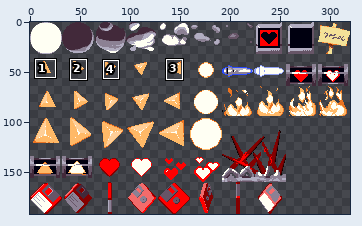
Two versions of one sprite sheet, Assets/Images/Sym.png. The first picture is a wide view before the edit; the outline marks the close-up.
Close-up. Before the commit:
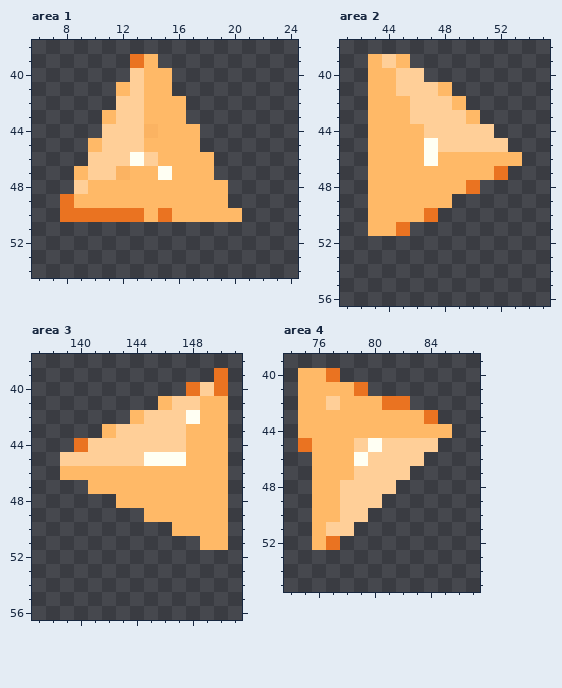
The file is 320x192 pixels. Colours within 5 levels of each other are drawn and written as one. Shown: area 1: x 6..24, y 38..54; area 2: x 41..55, y 38..56; area 3: x 137..151, y 38..56; area 4: x 74..87, y 39..55. The commit also changed other parts of the picture, which this record leaves out.
The result:
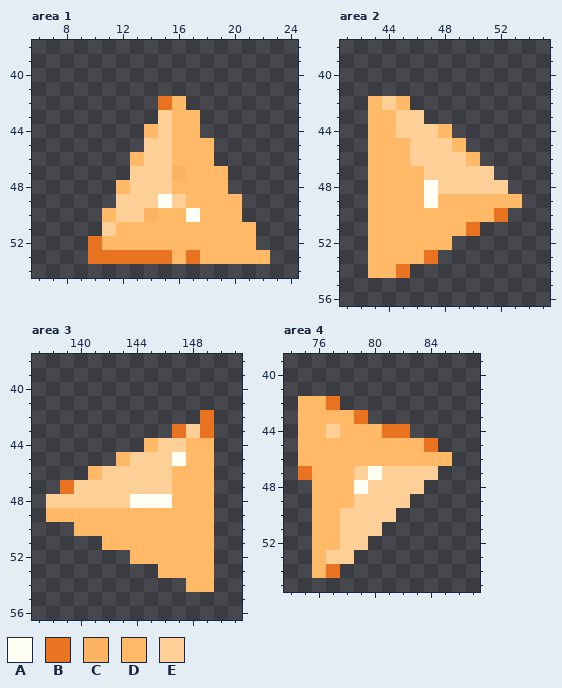
Palette (. is transparent): A #fffff3  B #ea7321  C #fbb362  D #ffb967  E #ffcf98
Changes in this commit:
--- area 1
@@ x 6..24 @@
 38 ...................
-39 .......BD..........
-40 .......EDD.........
-41 ......DEDD.........
-42 ......EEDDD........
-43 .....DEEDDD........
-44 .....EEECDDD.......
-45 ....DEEEDDDD.......
-46 ....EEEAEDDDD......
-47 ...DEECDDADDD......
-48 ...EDDDDDDDDDD.....
-49 ..BDDDDDDDDDDD.....
-50 ..BBBBBBDBDDDDD....
-51 ...................
-52 ...................
-53 ...................
+39 ...................
+40 ...................
+41 ...................
+42 .........BD........
+43 .........EDD.......
+44 ........DEDD.......
+45 ........EEDDD......
+46 .......DEEDDD......
+47 .......EEECDDD.....
+48 ......DEEEDDDD.....
+49 ......EEEAEDDDD....
+50 .....DEECDDADDD....
+51 .....EDDDDDDDDDD...
+52 ....BDDDDDDDDDDD...
+53 ....BBBBBBDBDDDDD..
 54 ...................
--- area 2
@@ x 41..55 @@
 38 ...............
-39 ..DED..........
-40 ..DDEE.........
-41 ..DDEEED.......
-42 ..DDDEEED......
-43 ..DDDEEEED.....
-44 ..DDDDEEEEE....
-45 ..DDDDAEEEEE...
-46 ..DDDDADDDDDD..
-47 ..DDDDDDDDDB...
-48 ..DDDDDDDB.....
-49 ..DDDDDD.......
-50 ..DDDDB........
-51 ..DDB..........
-52 ...............
-53 ...............
-54 ...............
+39 ...............
+40 ...............
+41 ...............
+42 ..DED..........
+43 ..DDEE.........
+44 ..DDEEED.......
+45 ..DDDEEED......
+46 ..DDDEEEED.....
+47 ..DDDDEEEEE....
+48 ..DDDDAEEEEE...
+49 ..DDDDADDDDDD..
+50 ..DDDDDDDDDB...
+51 ..DDDDDDDB.....
+52 ..DDDDDD.......
+53 ..DDDDB........
+54 ..DDB..........
 55 ...............
--- area 3
@@ x 137..151 @@
 38 ...............
-39 .............B.
-40 ...........BEB.
-41 .........DEEDD.
-42 .......DEEEADD.
-43 .....DEEEEEDDD.
-44 ...BEEEEEEEDDD.
-45 ..EEEEEEAAADDD.
-46 ..DDDDDDDDDDDD.
-47 ....DDDDDDDDDD.
-48 ......DDDDDDDD.
-49 ........DDDDDD.
-50 ..........DDDD.
-51 ............DD.
-52 ...............
-53 ...............
-54 ...............
+39 ...............
+40 ...............
+41 ...............
+42 ............B..
+43 ..........BEB..
+44 ........DEEDD..
+45 ......DEEEADD..
+46 ....DEEEEEDDD..
+47 ..BEEEEEEEDDD..
+48 .EEEEEEAAADDD..
+49 .DDDDDDDDDDDD..
+50 ...DDDDDDDDDD..
+51 .....DDDDDDDD..
+52 .......DDDDDD..
+53 .........DDDD..
+54 ...........DD..
 55 ...............
--- area 4
@@ x 74..87 @@
 39 ..............
-40 .DDB..........
-41 .DDDDB........
-42 .DDEDDDBB.....
-43 .DDDDDDDDDB...
-44 .DDDDDDDDDDD..
-45 .BDDDEAEEEE...
-46 ..DDDAEEEE....
-47 ..DDDEEEE.....
-48 ..DDEEEE......
-49 ..DDEEE.......
-50 ..DDEE........
-51 ..DEE.........
-52 ..DB..........
-53 ..............
-54 ..............
+40 ..............
+41 ..............
+42 .DDB..........
+43 .DDDDB........
+44 .DDEDDDBB.....
+45 .DDDDDDDDDB...
+46 .DDDDDDDDDDD..
+47 .BDDDEAEEEE...
+48 ..DDDAEEEE....
+49 ..DDDEEEE.....
+50 ..DDEEEE......
+51 ..DDEEE.......
+52 ..DDEE........
+53 ..DEE.........
+54 ..DB..........
 55 ..............
Pixel boxes of the changes (left, top, right, bottom) in both close-ups:
changed: (60, 54, 270, 264)
changed: (368, 54, 522, 278)
changed: (46, 368, 228, 592)
changed: (298, 368, 452, 578)
